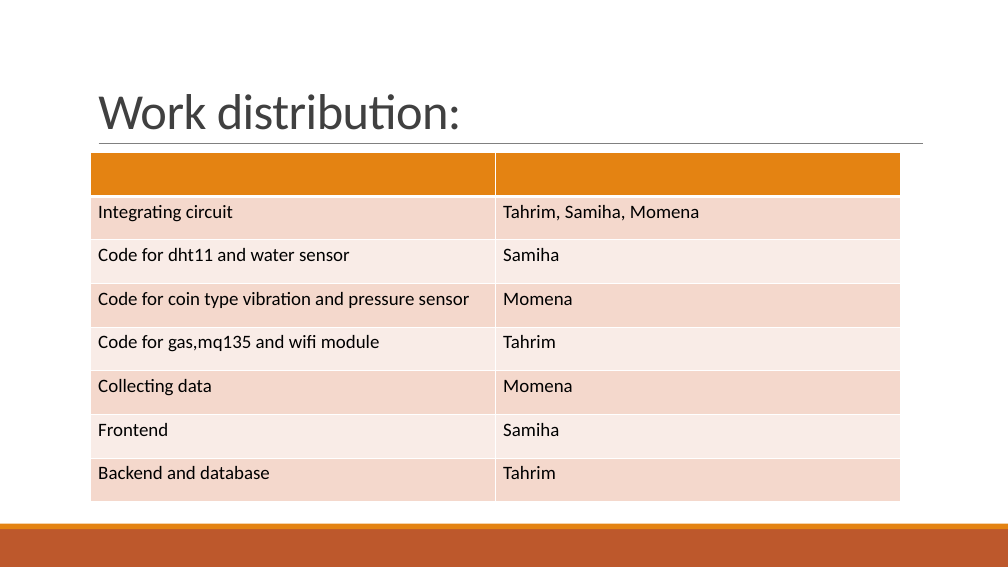
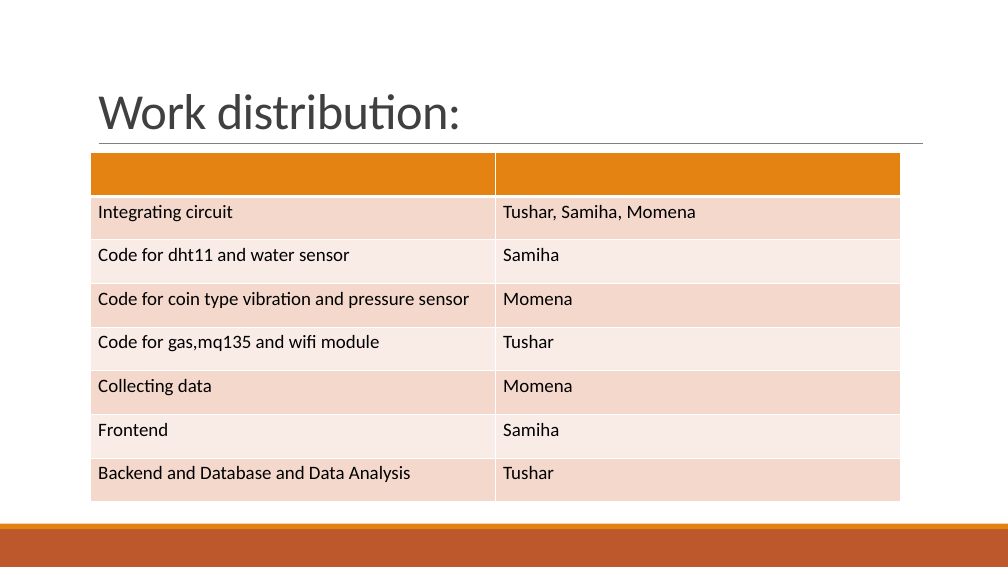
Before and after one commit to Tushar-Faroque/Mini-weather-station-using-Arduino-uno, a slide deck: slide 17 of 299presentation.pptx. Drawn at 1008x567 pixels with LibreOffice and Linux fonts; fonts in the diff are those of the drawing. Boxes give left, top, right and bottom in pixels: in the first picture for what was removed or moved away, otherwise in the second. Text is boxed around its words. In the diff, an @@ line names an element or a change of style, - is before the commit and + after.

```diff
--- a/299presentation.pptx
+++ b/299presentation.pptx
@@ table at box(91, 153, 901, 502) @@
-row 2, column 2: Tahrim, Samiha, Momena
+row 2, column 2: Tushar, Samiha, Momena
-row 5, column 2: Tahrim
+row 5, column 2: Tushar
-row 8, column 1: Backend and database
+row 8, column 1: Backend and Database and Data Analysis
-row 8, column 2: Tahrim
+row 8, column 2: Tushar
```
Also in this commit, not shown: 1 other slide changed, 2 other files.
